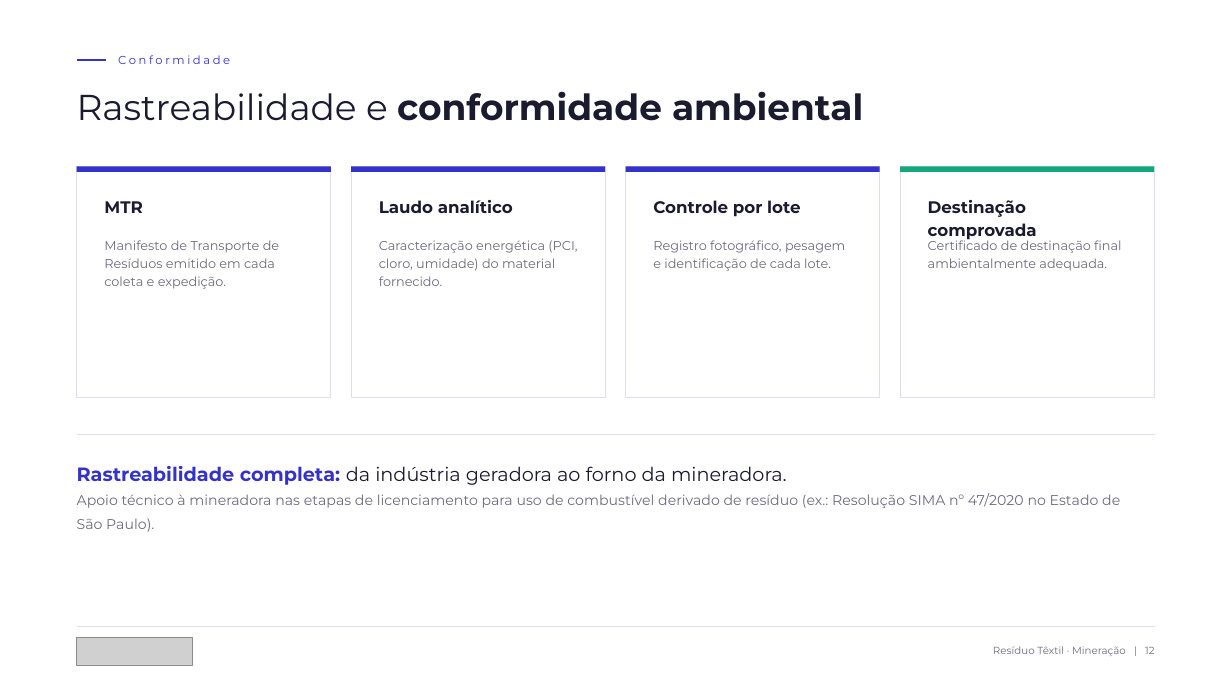
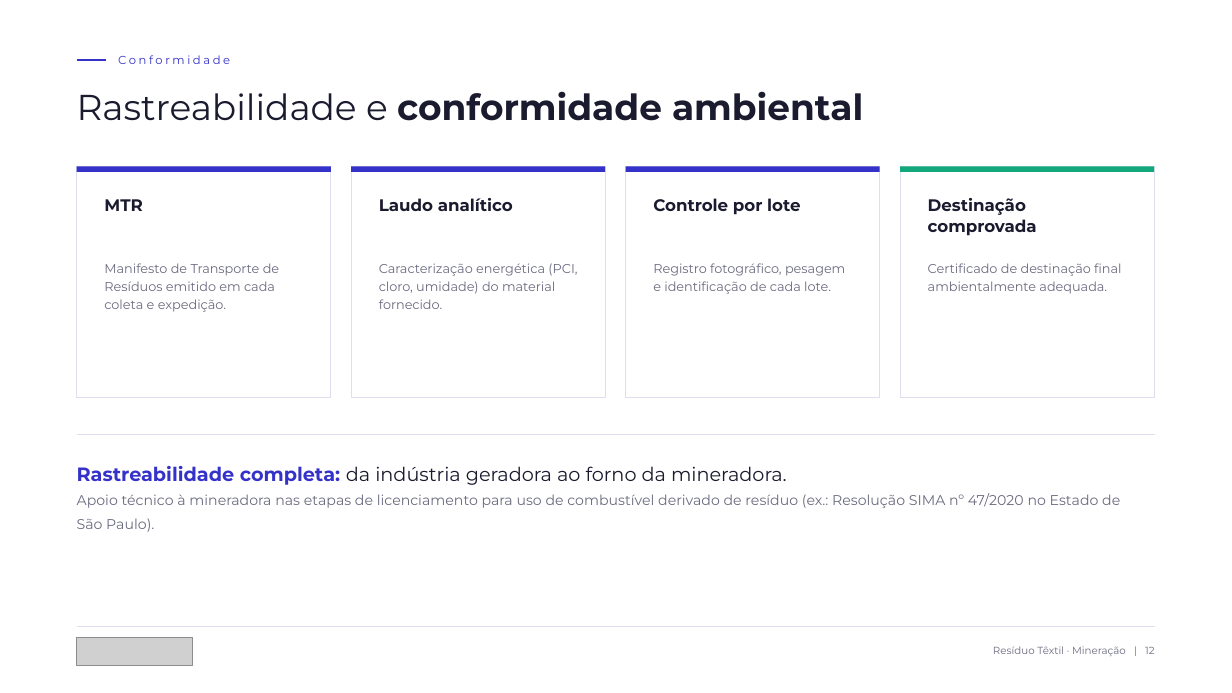
Before and after one commit to rogerio27238899/K, a slide deck: slide 12 of apresentacao-mineradora/Nunes_Lucato_Residuo_Textil_Mineradora.pptx. Drawn at 1232x693 pixels with LibreOffice and Linux fonts; fonts in the diff are those of the drawing; grey boxes stand for pictures. Boxes give left, top, right and bottom in pixels: in the first picture for what was removed or moved away, otherwise in the second. Text is boxed around its words. In the diff, an @@ line names an element or a change of style, - is before the commit and + after.

Commit message:
Corrige formatação do card 'Destinação comprovada' (slide 12)
O título quebrava em duas linhas e encostava no texto. Os cards da
fileira agora reservam duas linhas para o título, com o texto alinhado.

```diff
--- a/apresentacao-mineradora/Nunes_Lucato_Residuo_Textil_Mineradora.pptx
+++ b/apresentacao-mineradora/Nunes_Lucato_Residuo_Textil_Mineradora.pptx
@@ line spacing 1.15 to 1.05 in 4 elements at [104, 199, 142, 211], [379, 198, 513, 211], [653, 198, 800, 215], [928, 198, 1037, 236] @@
@@ text "Manifesto de Transporte de Resíduos ...": place and size @@
-text "Manifesto de Transporte de Resíduos ..." at [104, 240, 279, 289]
+text "Manifesto de Transporte de Resíduos ..." at [104, 263, 279, 312]
@@ text "Caracterização energética (PCI, cloro, umidade) ...": place and size @@
-text "Caracterização energética (PCI, cloro, umidade) ..." at [379, 240, 577, 286]
+text "Caracterização energética (PCI, cloro, umidade) ..." at [379, 263, 577, 309]
@@ text "Registro fotográfico, pesagem e identificação ...": place and size @@
-text "Registro fotográfico, pesagem e identificação ..." at [653, 240, 845, 271]
+text "Registro fotográfico, pesagem e identificação ..." at [653, 263, 845, 294]
@@ text "Certificado de destinação final ambientalmente ...": place and size @@
-text "Certificado de destinação final ambientalmente ..." at [928, 238, 1121, 271]
+text "Certificado de destinação final ambientalmente ..." at [928, 263, 1121, 294]
```
Also in this commit, not shown: 3 other slides changed, 2 other files.
